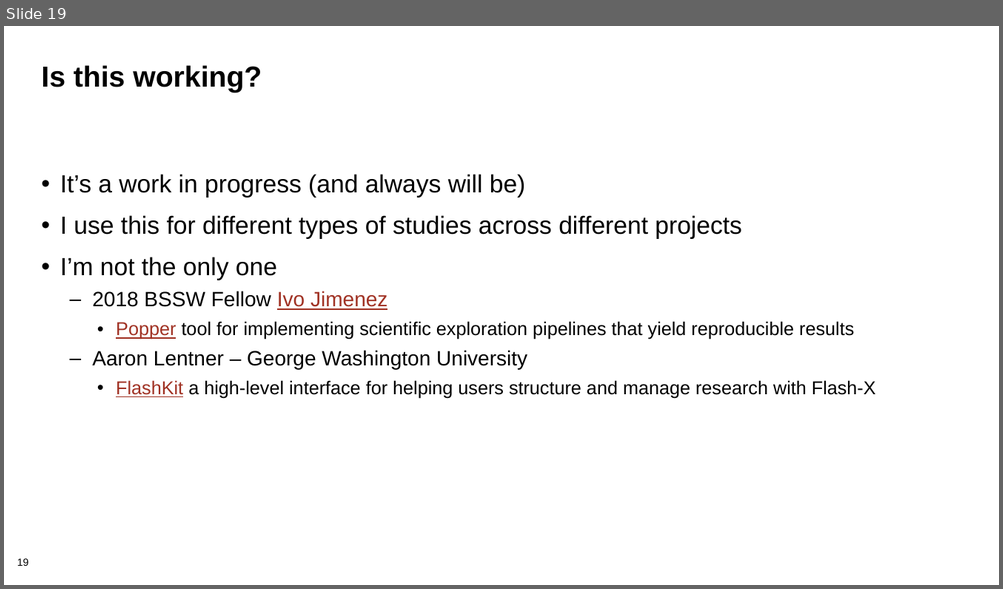
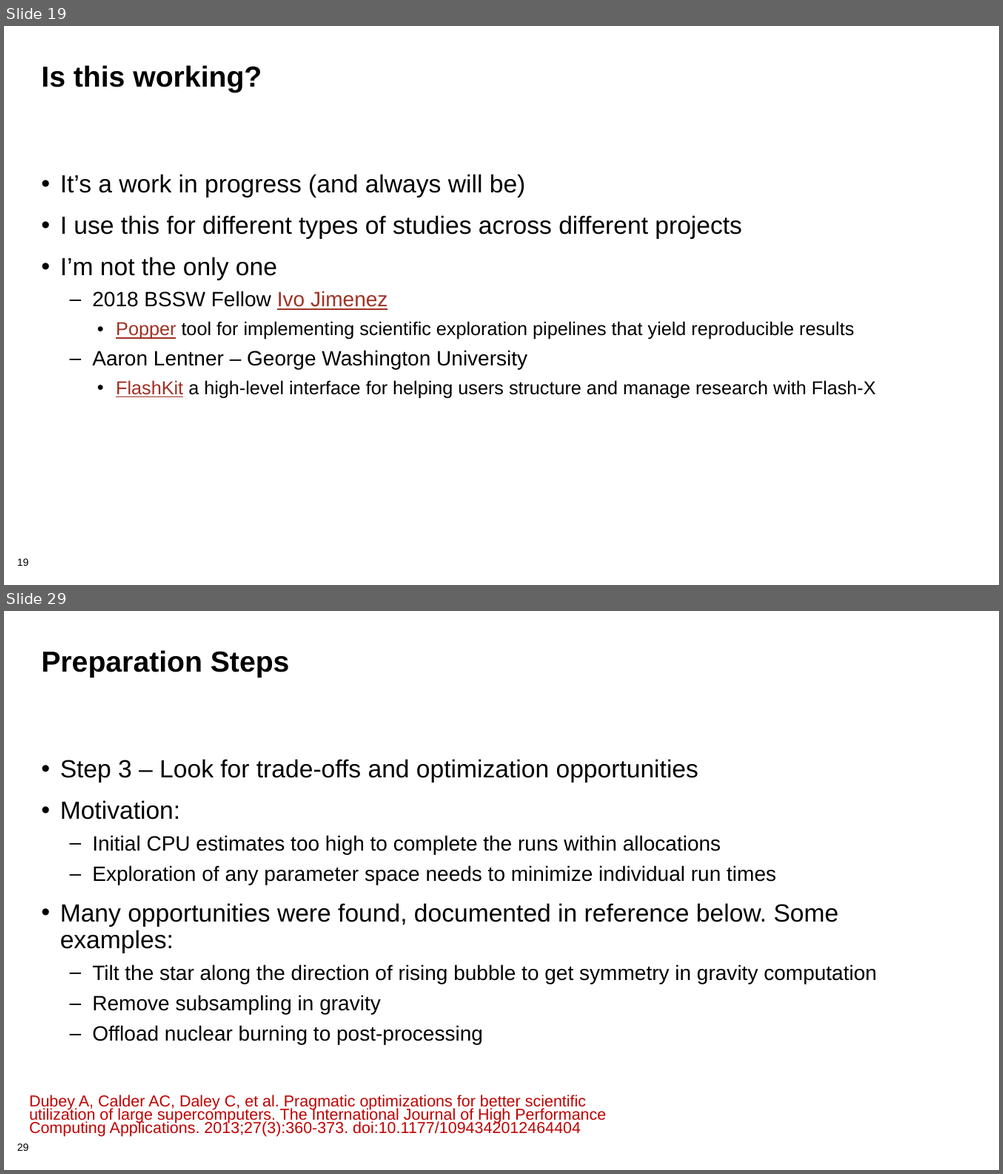
Before and after one commit to bssw-tutorial/presentations, a slide deck: computational-expts.pptx. Shown one above the other, each under a label of ours: slide 19 before the commit, slides 19 and 29 after it; the slides between them are not shown. The pictures are 1003x589 and 1003x1174 pixels, drawn with LibreOffice and Linux fonts; fonts in the diff are those of the drawing; background and template pictures are left out. Boxes give left, top, right and bottom in pixels: in the first picture for what was removed or moved away, otherwise in the second. Text is boxed around its words. In the diff, an @@ line names an element or a change of style, - is before the commit and + after.

Commit message:
added slides for computational experiments

```diff
--- a/computational-expts.pptx
+++ b/computational-expts.pptx
@@ slide 29 added at [4, 611, 999, 1170], background #FFFFFF; not listed: 1 template element that a slide beside it also shows @@
@@ title added at [41, 650, 290, 678], 28 pt, text #000000, bold @@
+Preparation Steps
@@ text added at [60, 759, 876, 1045], 20 pt, text #000000 @@
+• Step 3 – Look for trade-offs and optimization opportunities
+• Motivation:
+  – Initial CPU estimates too high to complete the runs within allocations
+  – Exploration of any parameter space needs to minimize individual run times
+• Many opportunities were found, documented in reference below. Some examples:
+  – Tilt the star along the direction of rising bubble to get symmetry in gravity computation
+  – Remove subsampling in gravity
+  – Offload nuclear burning to post-processing
@@ text added at [29, 1095, 606, 1137], 15.3 pt, text #C00000 @@
+Dubey A, Calder AC, Daley C, et al. Pragmatic optimizations for better scientific utilization of large supercomputers. The International Journal of High Performance Computing Applications. 2013;27(3):360-373. doi:10.1177/1094342012464404
```
Also in this commit, not shown: 2 slides changed, 11 other slides added, 1 slide removed.
